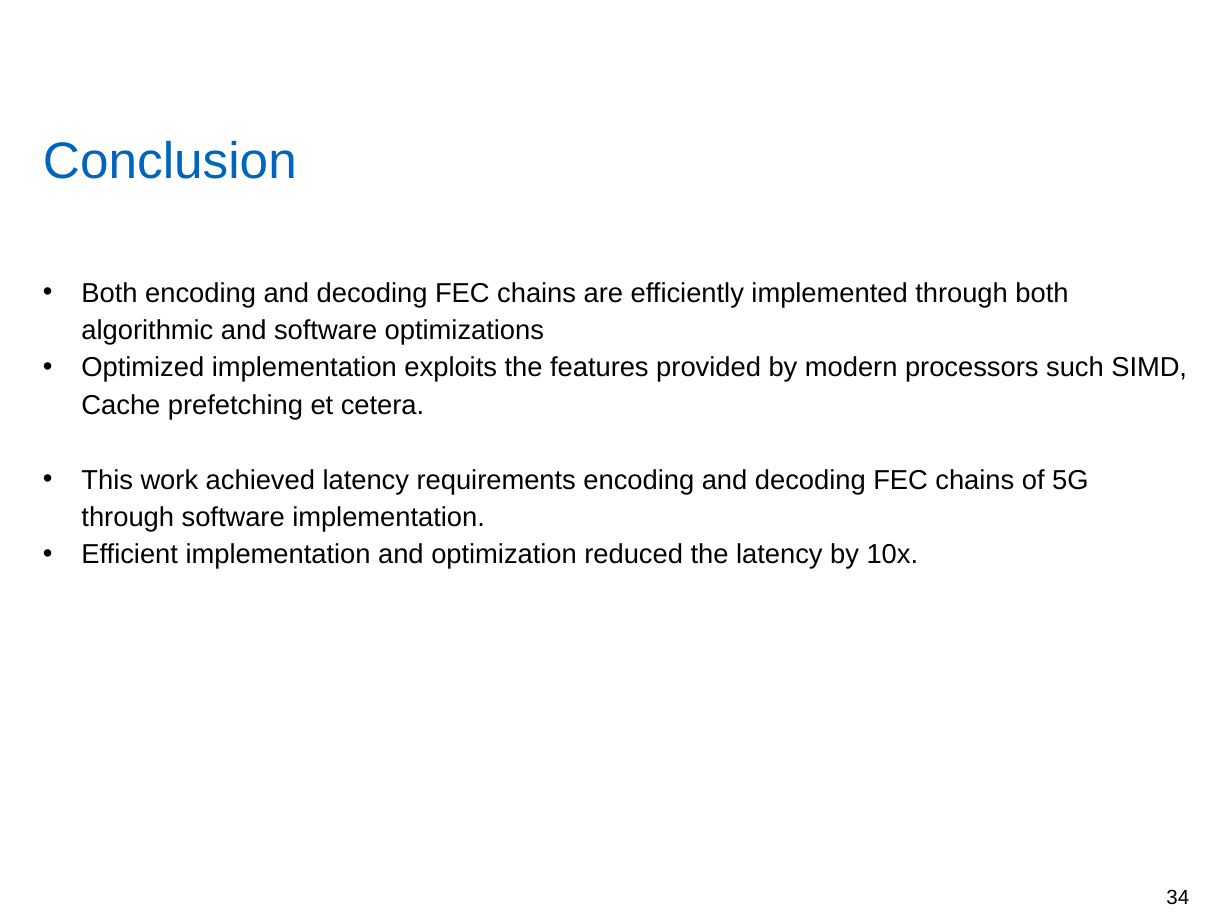
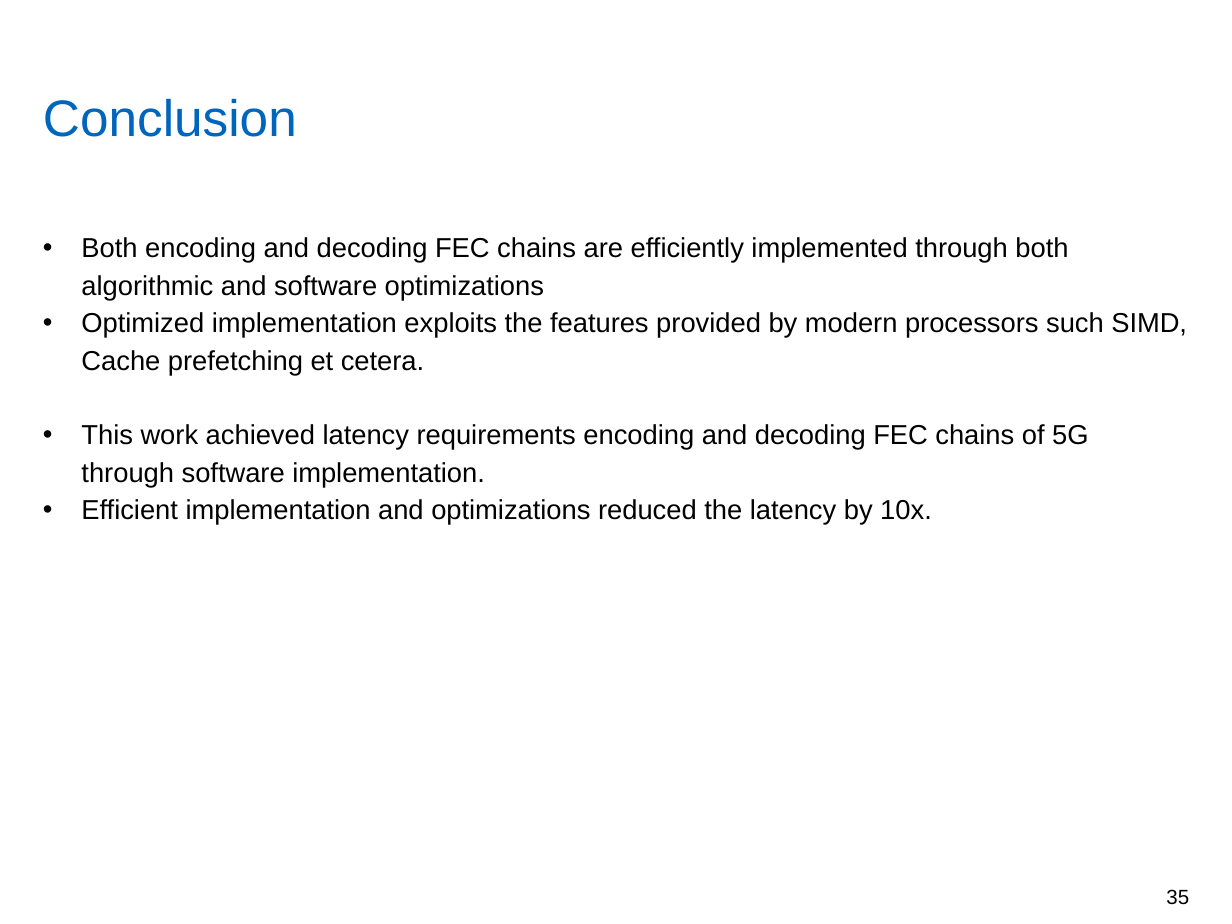
Before and after one commit to yadhu1961/thesis_5GPolorCodes, a slide deck: slide 35 of final_presentation/finalPpt.pptx (slide 34 before the commit). Drawn at 1232x924 pixels with LibreOffice and Linux fonts; fonts in the diff are those of the drawing; background and template pictures are left out. Boxes give left, top, right and bottom in pixels: in the first picture for what was removed or moved away, otherwise in the second. Text is boxed around its words. In the diff, an @@ line names an element or a change of style, - is before the commit and + after.

```diff
--- a/final_presentation/finalPpt.pptx
+++ b/final_presentation/finalPpt.pptx
@@ title "Conclusion" moved from (x1=43, y1=140, x2=297, y2=179) to (x1=43, y1=98, x2=297, y2=137) @@
@@ text "Both encoding and decoding FEC ..." moved from (x1=81, y1=282, x2=1187, y2=569) to (x1=81, y1=237, x2=1187, y2=525) @@
@@ text at (x1=81, y1=499, x2=932, y2=525): text changed @@
-• Efficient implementation and optimization reduced the latency by 10x.
+• Efficient implementation and optimizations reduced the latency by 10x.
@@ page number at (x1=1166, y1=889, x2=1189, y2=905): text changed @@
-34
+35
```
Also in this commit, not shown: 25 other slides changed, 5 slides added, 4 slides removed, 18 other files.
